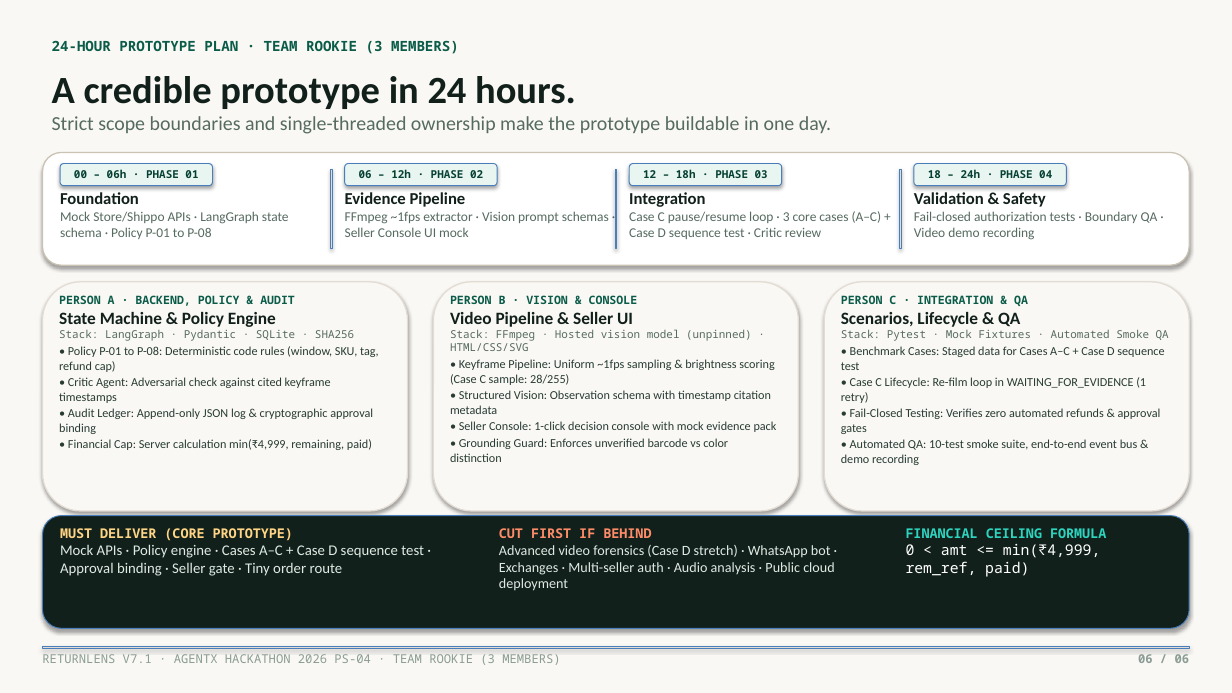
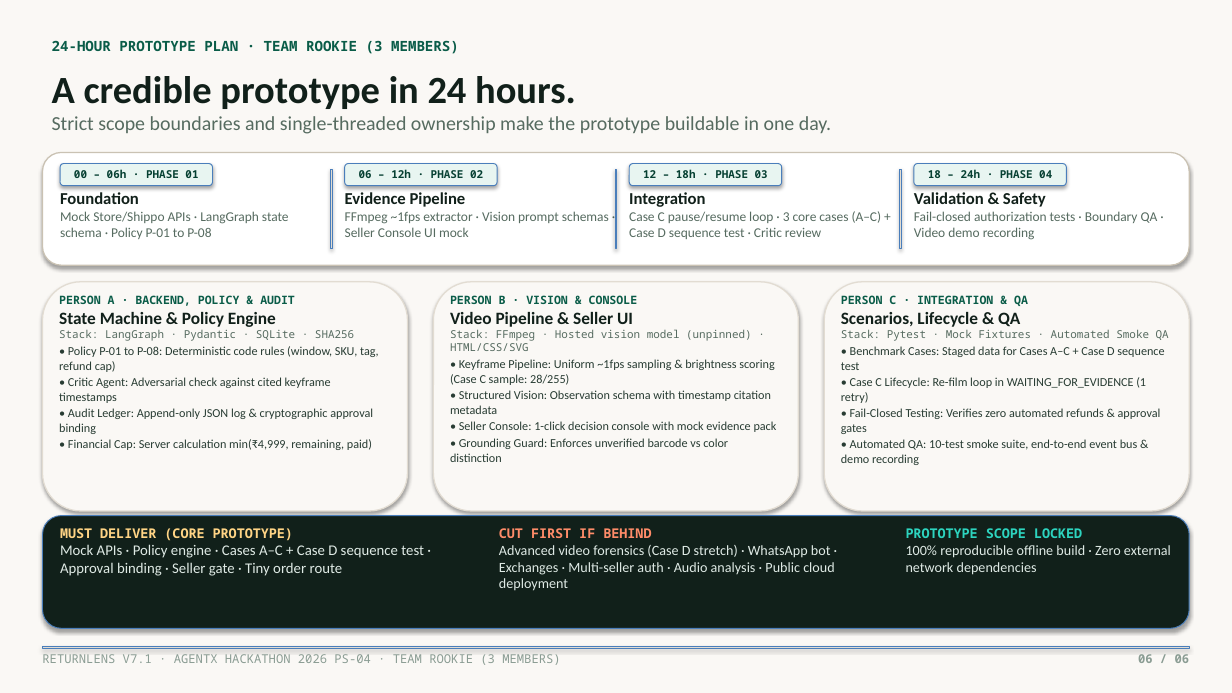
Before and after one commit to lenamkhanhh/hack4hack, a slide deck: slide 6 of ReturnLens_v7_1.pptx. Drawn at 1232x693 pixels with LibreOffice and Linux fonts; fonts in the diff are those of the drawing. Boxes give left, top, right and bottom in pixels: in the first picture for what was removed or moved away, otherwise in the second. Text is boxed around its words. In the diff, an @@ line names an element or a change of style, - is before the commit and + after.

Commit message:
fix(v7.1): scrub buzzwords, refine merchant phrasing, and lock prototype scope

```diff
--- a/ReturnLens_v7_1.pptx
+++ b/ReturnLens_v7_1.pptx
@@ text at (x1=906, y1=528, x2=1171, y2=575): text changed; size 11.5 to 11 pt; font Noto Sans Mono to Calibri; text colour #FFFFFF to #DFEAE5 @@
-FINANCIAL CEILING FORMULA
-0 < amt <= min(₹4,999, rem_ref, paid)
+PROTOTYPE SCOPE LOCKED
+100% reproducible offline build · Zero external network dependencies
```
Also in this commit, not shown: 4 other slides changed, 18 other files.
